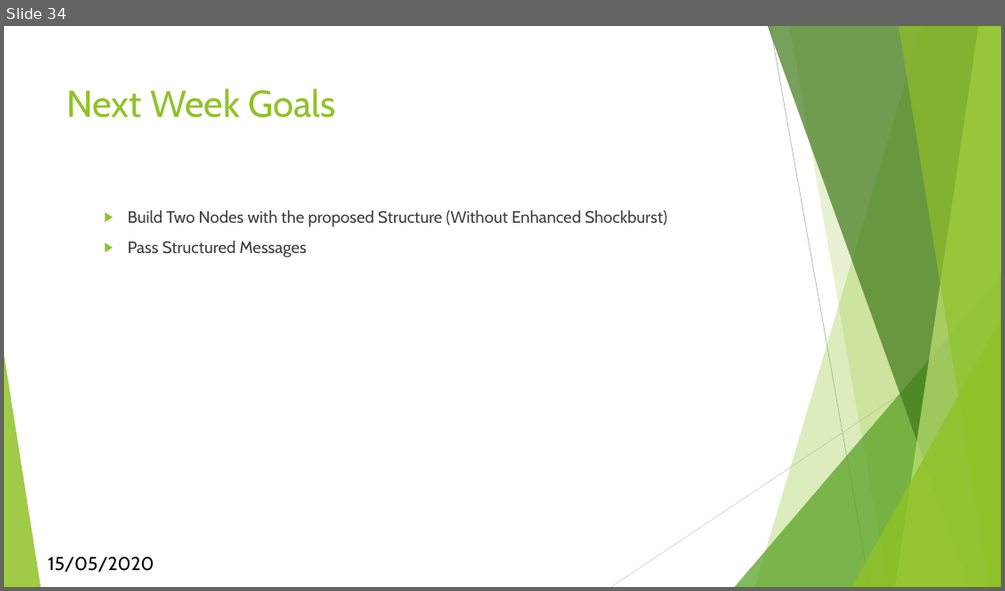
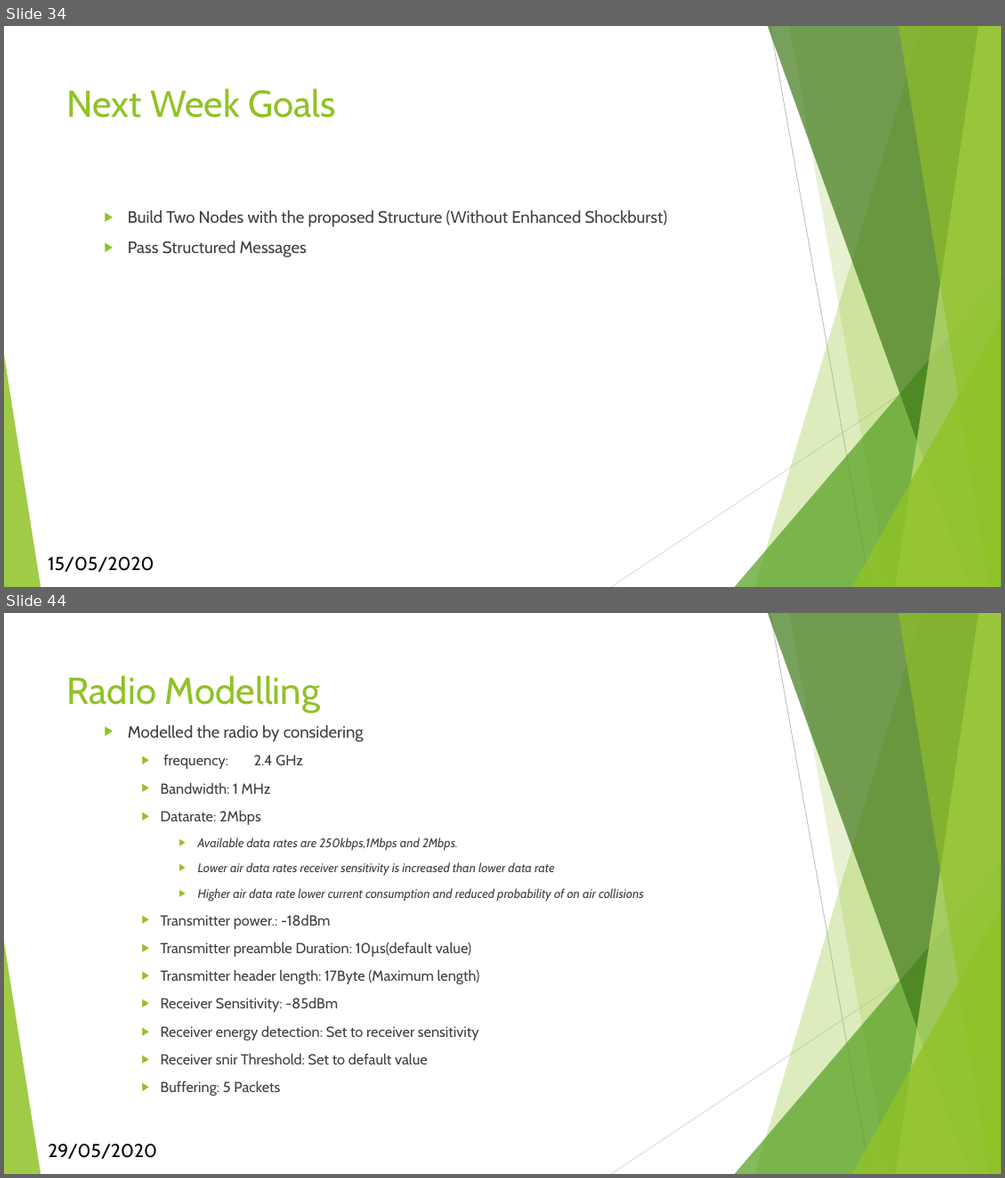
Before and after one commit to Kirishikesan/Mesh-Network-Communication-Protocol, a slide deck: PresentationsAndReports/AgrIoT-Phase 3.pptx. Shown one above the other, each under a label of ours: slide 34 before the commit, slides 34 and 44 after it; the slides between them are not shown. The pictures are 1005x591 and 1005x1178 pixels, drawn with LibreOffice and Linux fonts; fonts in the diff are those of the drawing. Boxes give left, top, right and bottom in pixels: in the first picture for what was removed or moved away, otherwise in the second. Text is boxed around its words. In the diff, an @@ line names an element or a change of style, - is before the commit and + after.

Commit message:
Added Node Model 1.0

```diff
--- a/PresentationsAndReports/AgrIoT-Phase 3.pptx
+++ b/PresentationsAndReports/AgrIoT-Phase 3.pptx
@@ slide 44 added at bbox=[4, 613, 1001, 1174], background #FFFFFF; not listed: 10 template elements that a slide beside it also shows @@
@@ title added at bbox=[67, 675, 321, 713], 36 pt, text #90C226 @@
+Radio Modelling
@@ text added at bbox=[128, 725, 644, 1095], 14 pt, text #404040 @@
+  ▶ Modelled the radio by considering
+    ▶ frequency: 2.4 GHz
+    ▶ Bandwidth: 1 MHz
+    ▶ Datarate: 2Mbps
+      ▶ Available data rates are 250kbps,1Mbps and 2Mbps.
+      ▶ Lower air data rates receiver sensitivity is increased than lower data rate
+      ▶ Higher air data rate lower current consumption and reduced probability of on air collisions
+    ▶ Transmitter power.: -18dBm
+    ▶ Transmitter preamble Duration: 10µs(default value)
+    ▶ Transmitter header length: 17Byte (Maximum length)
+    ▶ Receiver Sensitivity: -85dBm
+    ▶ Receiver energy detection: Set to receiver sensitivity
+    ▶ Receiver snir Threshold: Set to default value
+    ▶ Buffering: 5 Packets
@@ text added at bbox=[48, 1143, 157, 1159], 18 pt, text #000000 @@
+29/05/2020
```
Also in this commit, not shown: 1 slide changed, 17 other slides added, 15 other files.
